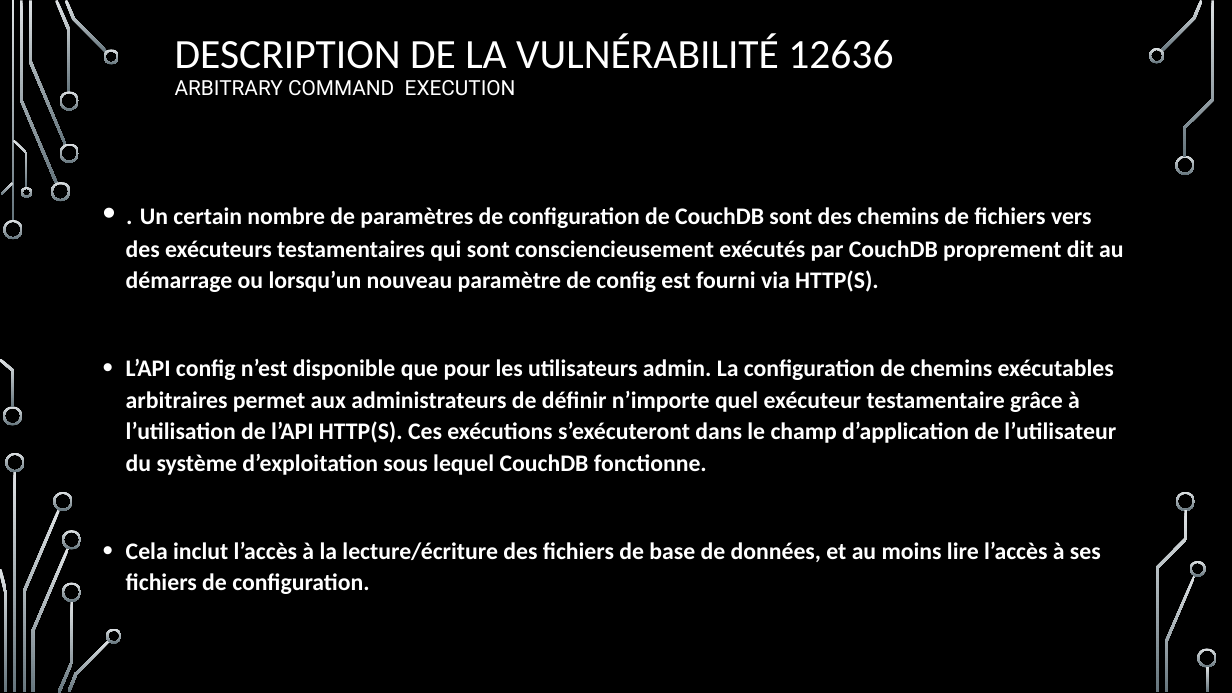
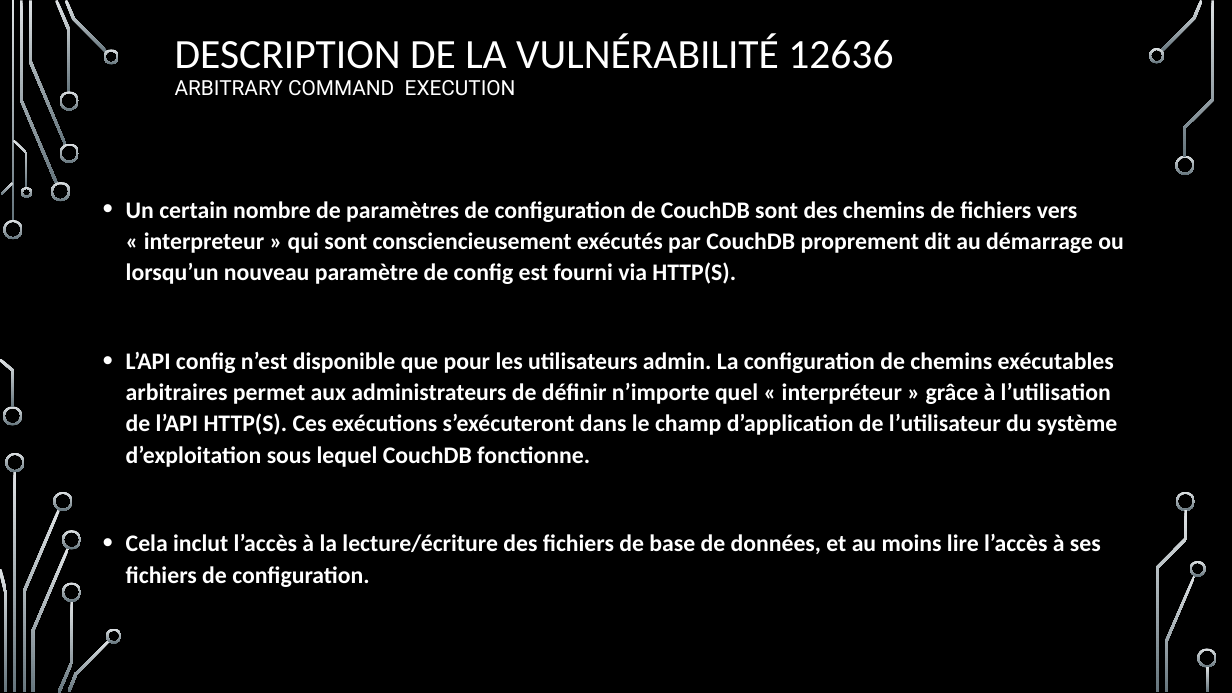
Before and after one commit to Guillaumeclavel/Etude_Faille_CVE_12636, a slide deck: slide 11 of Présentation étude de faille CVE 2017-12635 ET 12636 ébauche.pptx. Drawn at 1232x693 pixels with LibreOffice and Linux fonts; fonts in the diff are those of the drawing; background and template pictures are left out. Boxes give left, top, right and bottom in pixels: in the first picture for what was removed or moved away, otherwise in the second. Text is boxed around its words. In the diff, an @@ line names an element or a change of style, - is before the commit and + after.

```diff
--- a/Présentation étude de faille CVE 2017-12635 ET 12636 ébauche.pptx
+++ b/Présentation étude de faille CVE 2017-12635 ET 12636 ébauche.pptx
@@ text at (126,201,1123,467): text changed @@
-• . Un certain nombre de paramètres de configuration de CouchDB sont des chemins de fichiers vers des exécuteurs testamentaires qui sont consciencieusement exécutés par CouchDB proprement dit au démarrage ou lorsqu’un nouveau paramètre de config est fourni via HTTP(S).
-• L’API config n’est disponible que pour les utilisateurs admin. La configuration de chemins exécutables arbitraires permet aux administrateurs de définir n’importe quel exécuteur testamentaire grâce à l’utilisation de l’API HTTP(S). Ces exécutions s’exécuteront dans le champ d’application de l’utilisateur du système d’exploitation sous lequel CouchDB fonctionne.
+• Un certain nombre de paramètres de configuration de CouchDB sont des chemins de fichiers vers « interpreteur » qui sont consciencieusement exécutés par CouchDB proprement dit au démarrage ou lorsqu’un nouveau paramètre de config est fourni via HTTP(S).
+• L’API config n’est disponible que pour les utilisateurs admin. La configuration de chemins exécutables arbitraires permet aux administrateurs de définir n’importe quel « interpréteur » grâce à l’utilisation de l’API HTTP(S). Ces exécutions s’exécuteront dans le champ d’application de l’utilisateur du système d’exploitation sous lequel CouchDB fonctionne.
```
Also in this commit, not shown: 8 other slides changed.
